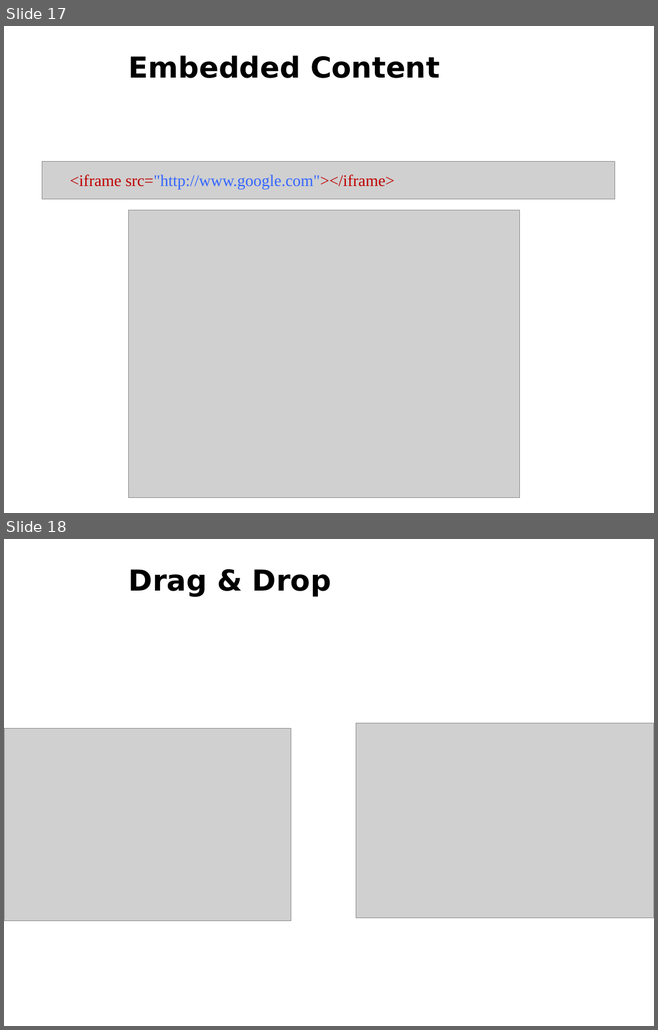
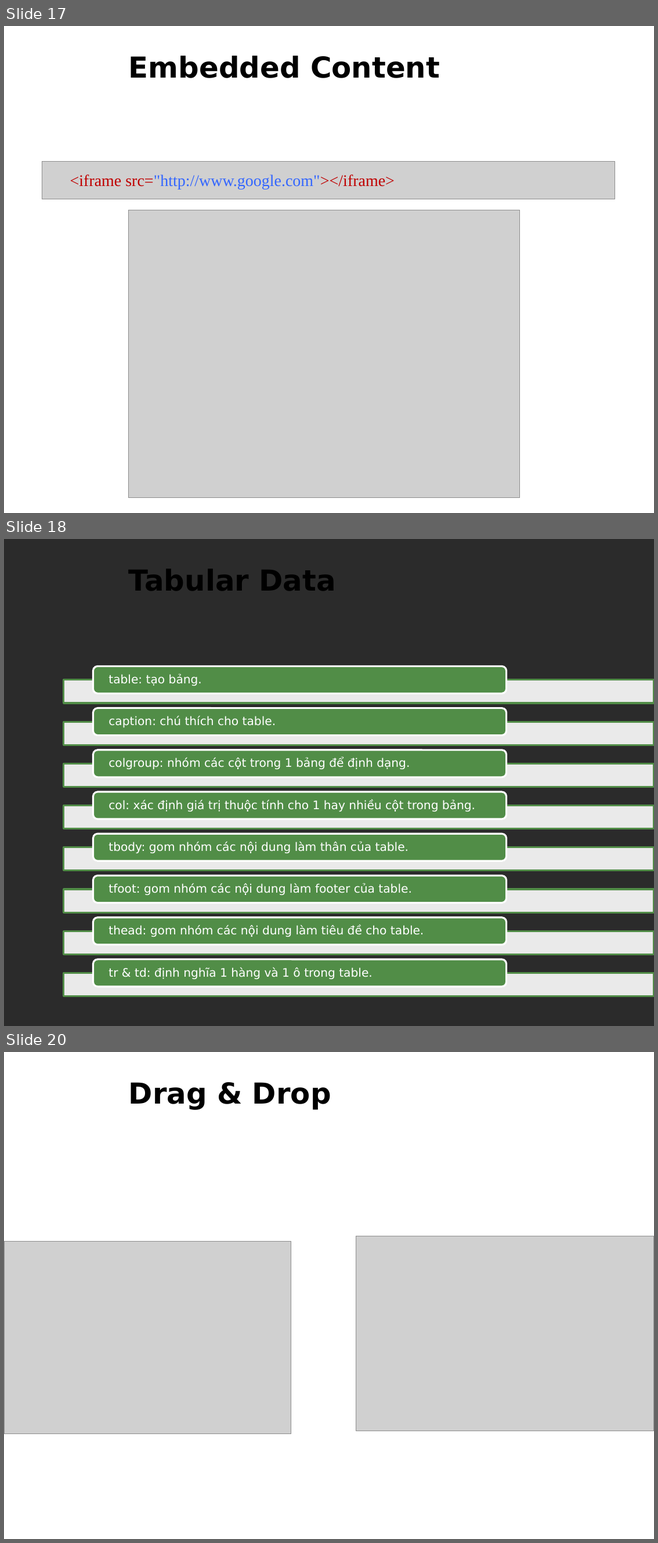
Before and after one commit to Alex7Huynh/lthd061727, a slide deck: Serminar Html5/1. Slide/HTML5.pptx. Shown one above the other, each under a label of ours: slides 17 and 18 before the commit, slides 17, 18 and 20 after it; the slides between them are not shown. The pictures are 658x1030 and 658x1543 pixels, drawn with LibreOffice and Linux fonts; fonts in the diff are those of the drawing; grey boxes stand for pictures; background and template pictures are left out; a plain dark background stands for a picture behind light text. Boxes give left, top, right and bottom in pixels: in the first picture for what was removed or moved away, otherwise in the second. Text is boxed around its words. In the diff, an @@ line names an element or a change of style, - is before the commit and + after.

Commit message:
Cập nhật và báo cáo: tabular data.

```diff
--- a/Serminar Html5/1. Slide/HTML5.pptx
+++ b/Serminar Html5/1. Slide/HTML5.pptx
@@ slide 18 added at [4,539,654,1026], background picture (left out) @@
@@ title added at [129,569,336,591], 32 pt, text #000000, bold @@
+Tabular Data
@@ group added at [64,667,654,996]: 8 rectangles, 8 rounded rectangles, 8 texts @@
+table: tạo bảng.
+caption: chú thích cho table.
+colgroup: nhóm các cột trong 1 bảng để định dạng.
+col: xác định giá trị thuộc tính cho 1 hay nhiều cột trong bảng.
+tbody: gom nhóm các nội dung làm thân của table.
+tfoot: gom nhóm các nội dung làm footer của table.
+thead: gom nhóm các nội dung làm tiêu đề cho table.
+tr & td: định nghĩa 1 hàng và 1 ô trong table.
@@ what was slide 18 is now slide 20 @@
```
Also in this commit, not shown: 1 slide changed, 1 other slide added, 1 other file.
